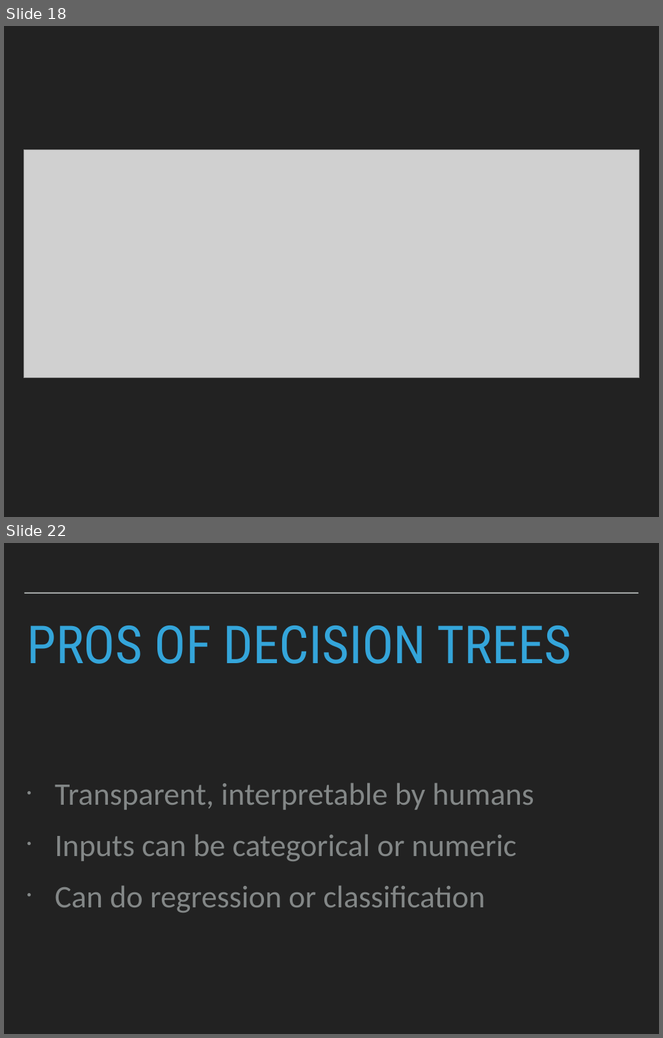
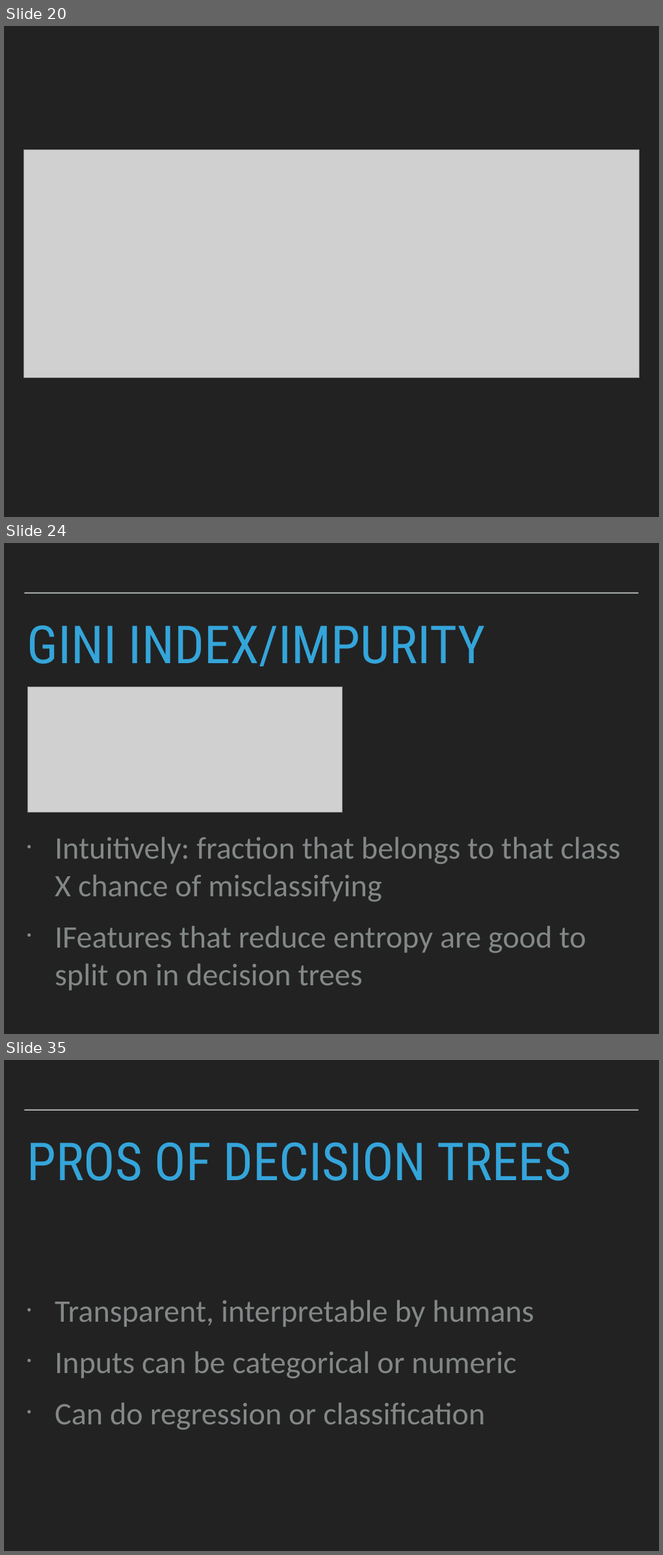
Before and after one commit to patricks1/noble-machine-learning, a slide deck: Session5/Session5_Slides.pptx. Shown one above the other, each under a label of ours: slides 18 and 22 before the commit, slides 20, 24 and 35 after it; the slides between them are not shown. The pictures are 663x1038 and 663x1555 pixels, drawn with LibreOffice and Linux fonts; fonts in the diff are those of the drawing; grey boxes stand for pictures. Boxes give left, top, right and bottom in pixels: in the first picture for what was removed or moved away, otherwise in the second. Text is boxed around its words. In the diff, an @@ line names an element or a change of style, - is before the commit and + after.

```diff
--- a/Session5/Session5_Slides.pptx
+++ b/Session5/Session5_Slides.pptx
@@ slide 24 added at (4, 543, 659, 1034), background #222222; not listed: 1 template element that a slide beside it also shows @@
@@ title added at (27, 626, 486, 667), 82 pt, text #34A5DA @@
+GINI INDEX/IMPURITY
@@ picture added at (27, 687, 342, 812) @@
@@ picture added at (30, 693, 327, 813) @@
@@ text added at (55, 837, 621, 991), 49 pt, text #838787 @@
+• Intuitively: fraction that belongs to that class X chance of misclassifying
+• IFeatures that reduce entropy are good to split on in decision trees
@@ what was slide 18 is now slide 20 @@
@@ what was slide 22 is now slide 35 @@
```
Also in this commit, not shown: 2 slides changed, 13 other slides added, 5 other files.
